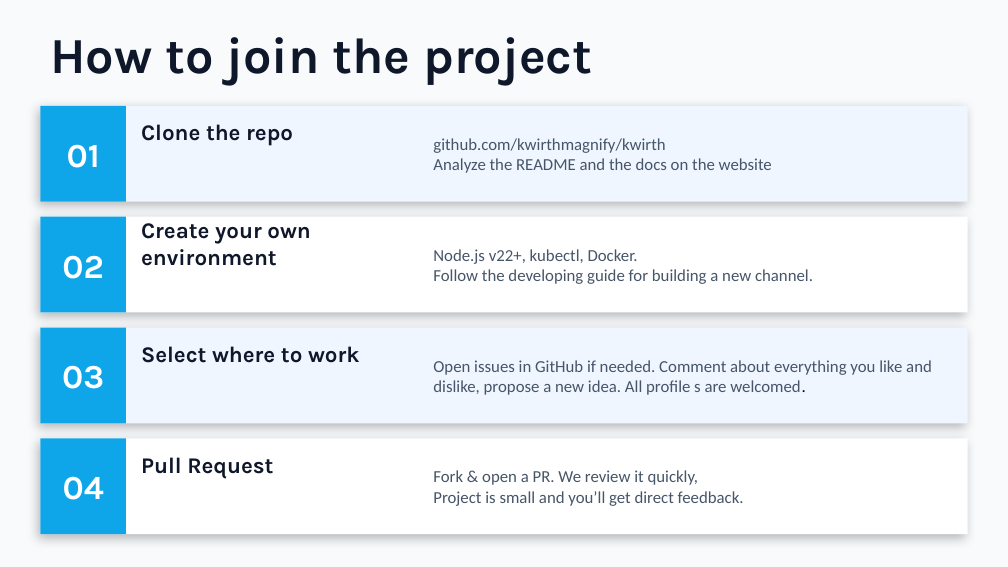
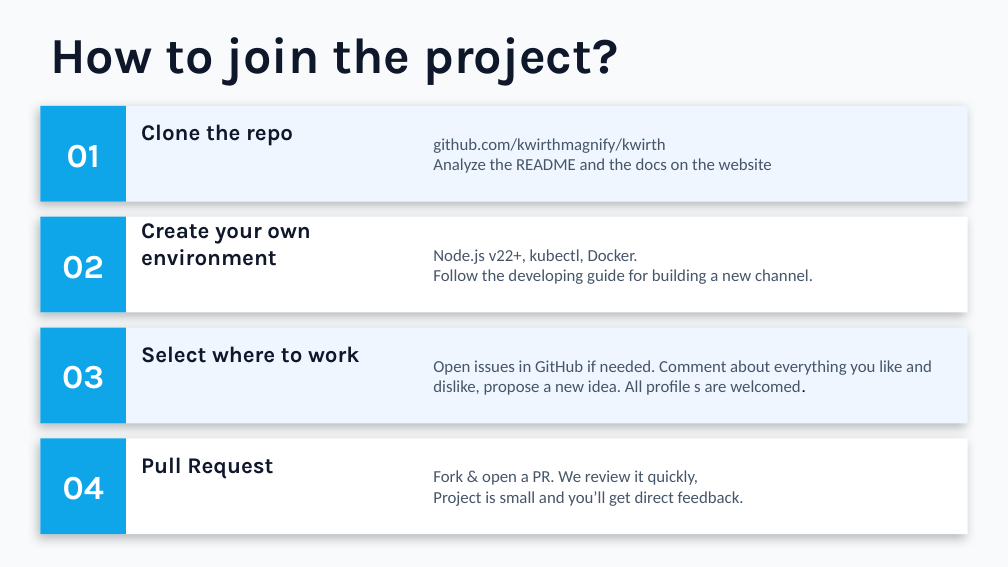
Before and after one commit to kwirthmagnify/kwirth, a slide deck: slide 13 of docs/_media/kwirth_presentation.pptx. Drawn at 1008x567 pixels with LibreOffice and Linux fonts; fonts in the diff are those of the drawing. Boxes give left, top, right and bottom in pixels: in the first picture for what was removed or moved away, otherwise in the second. Text is boxed around its words. In the diff, an @@ line names an element or a change of style, - is before the commit and + after.

```diff
--- a/docs/_media/kwirth_presentation.pptx
+++ b/docs/_media/kwirth_presentation.pptx
@@ text at [50, 37, 618, 85]: text changed @@
-How to join the project
+How to join the project?
```
Also in this commit, not shown: 8 other slides changed, 17 other files.
